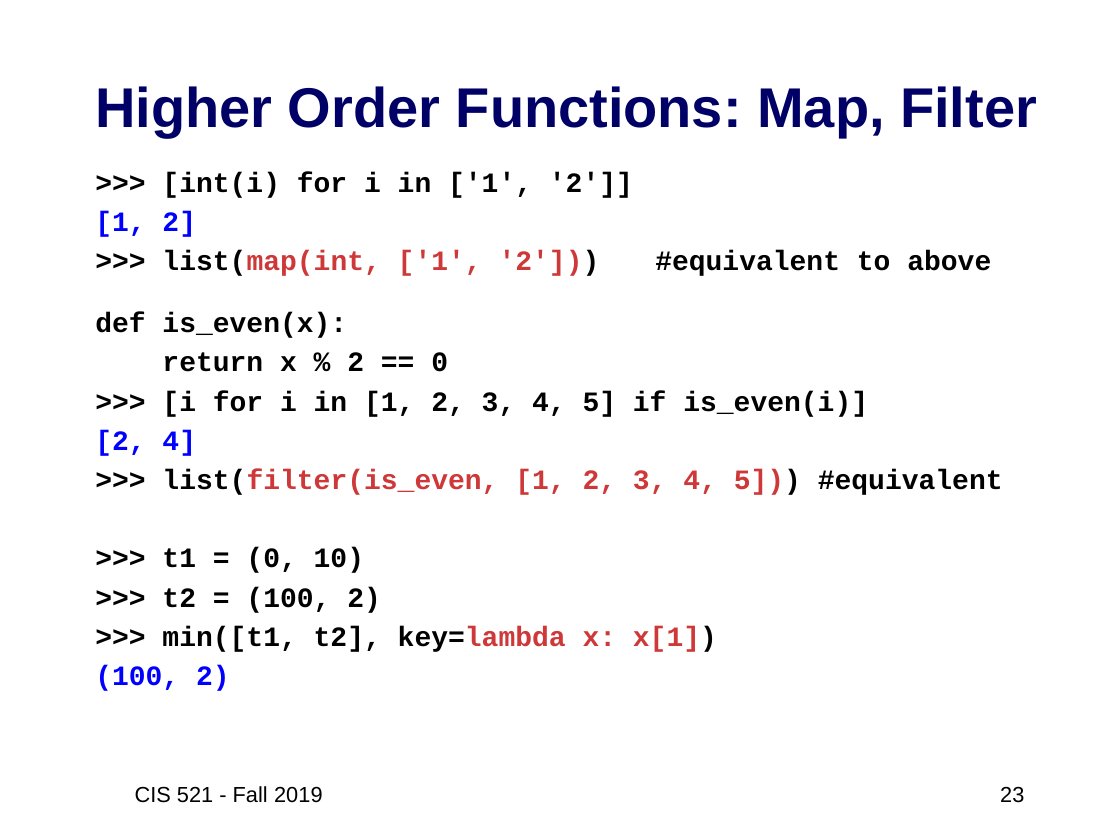
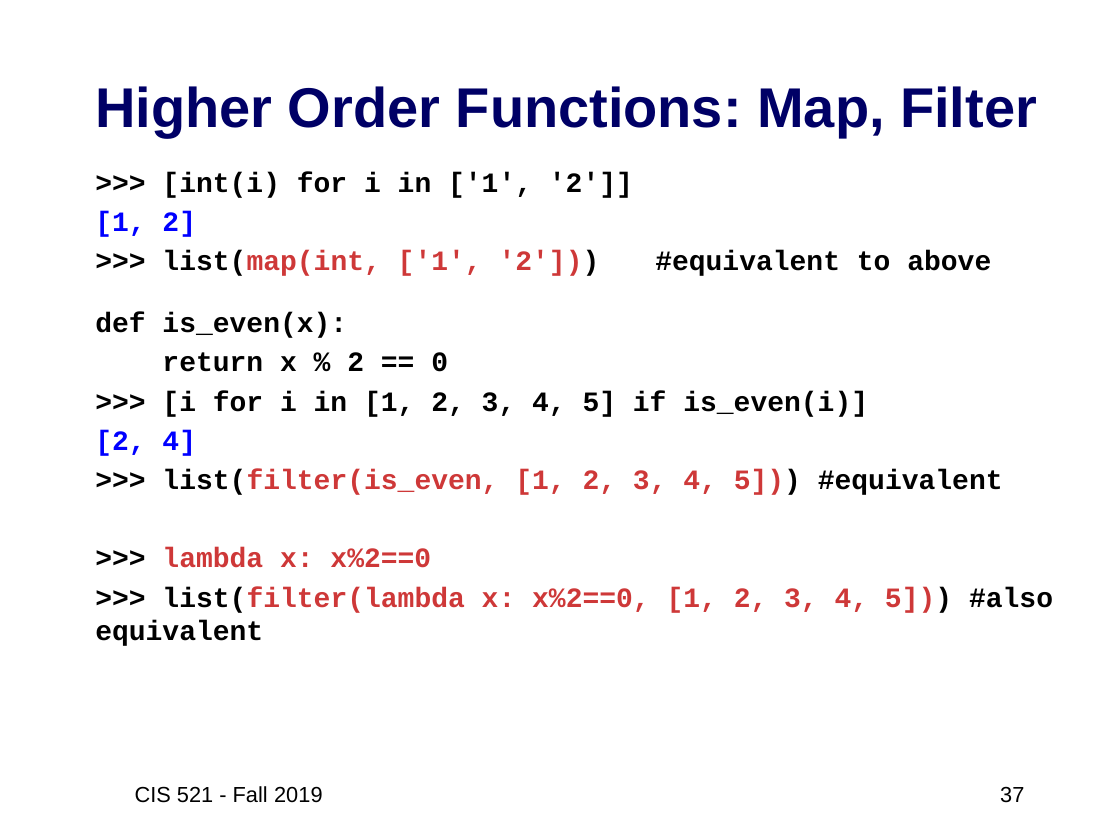
Before and after one commit to artificial-intelligence-class/artificial-intelligence-class.github.io, a slide deck: slide 37 of assets/slides/02-Python3-review2.pptx (slide 23 before the commit). Drawn at 1120x840 pixels with LibreOffice and Linux fonts; fonts in the diff are those of the drawing. Boxes give left, top, right and bottom in pixels: in the first picture for what was removed or moved away, otherwise in the second. Text is boxed around its words. In the diff, an @@ line names an element or a change of style, - is before the commit and + after.

```diff
--- a/assets/slides/02-Python3-review2.pptx
+++ b/assets/slides/02-Python3-review2.pptx
@@ text at (x1=95, y1=548, x2=1053, y2=646): text changed; text colour #000000 to #CE3838 @@
->>> t1 = (0, 10)
->>> t2 = (100, 2)
->>> min([t1, t2], key=lambda x: x[1])
-(100, 2)
+>>> lambda x: x%2==0
+>>> list(filter(lambda x: x%2==0, [1, 2, 3, 4, 5])) #also equivalent
@@ page number at (x1=1000, y1=786, x2=1024, y2=803): text changed @@
-23
+37
```
Also in this commit, not shown: 7 other slides changed, 14 slides added, 1 other file.
